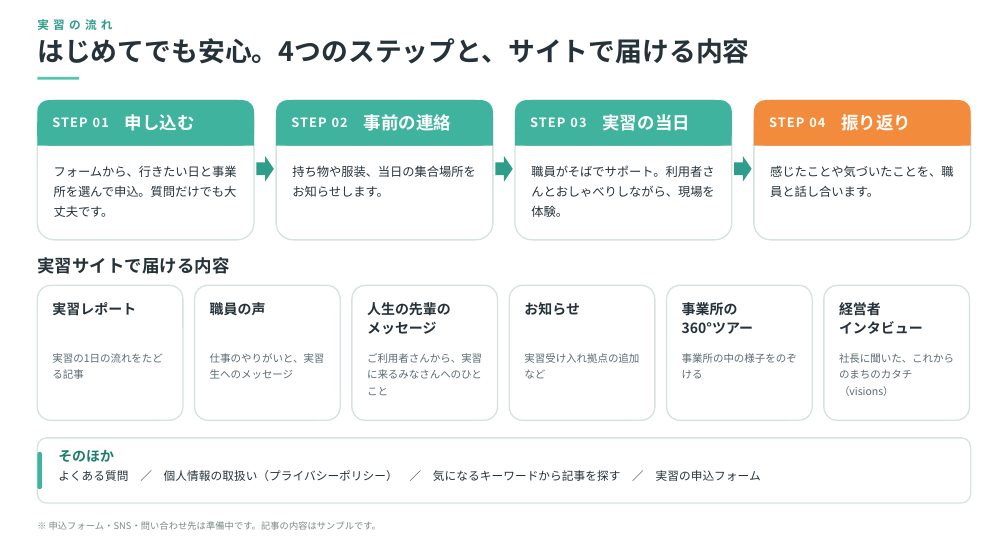
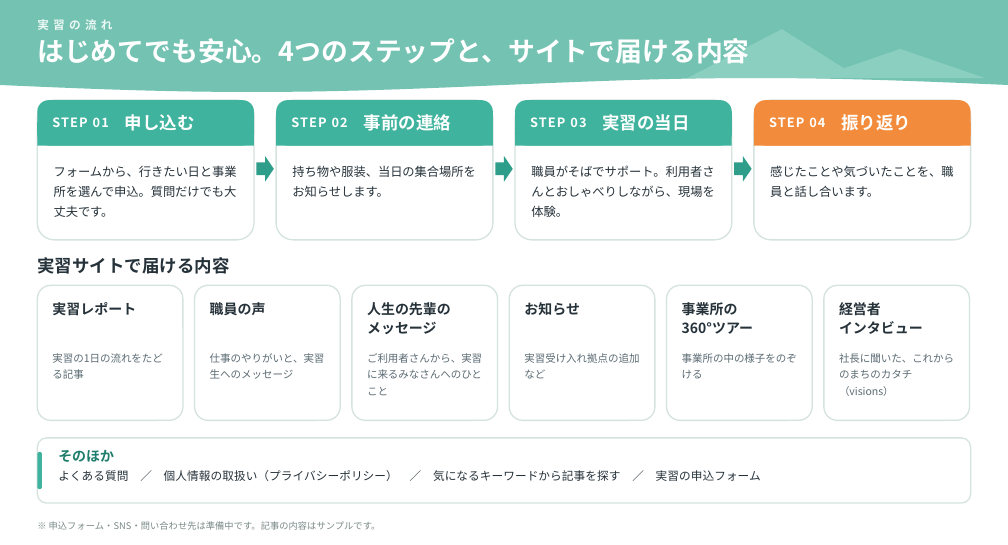
Before and after one commit to tatatatachan/claude, a slide deck: slide 6 of kyoiku-jisshu/共育実習_図解.pptx. Drawn at 1008x545 pixels with LibreOffice and Linux fonts; fonts in the diff are those of the drawing. Boxes give left, top, right and bottom in pixels: in the first picture for what was removed or moved away, otherwise in the second. Text is boxed around its words. In the diff, an @@ line names an element or a change of style, - is before the commit and + after.

```diff
--- a/kyoiku-jisshu/共育実習_図解.pptx
+++ b/kyoiku-jisshu/共育実習_図解.pptx
@@ freeform shape added at [0,0,1008,92], fill #74C2B2 @@
@@ text "実習の流れ" at [37,19,112,30]: text colour #2E9E8A to #EAF8F4 @@
@@ freeform shape added at [687,29,859,79], fill #8ACFC0 @@
@@ text "はじめてでも安心。4つのステップと、サイトで届ける内容" at [37,38,749,64]: text colour #26323A to #FFFFFF @@
@@ freeform shape added at [816,49,985,79], fill #8ACFC0 @@
@@ rectangle removed at [37,77,79,80] @@
```
Also in this commit, not shown: 6 other slides changed, 2 other files.
